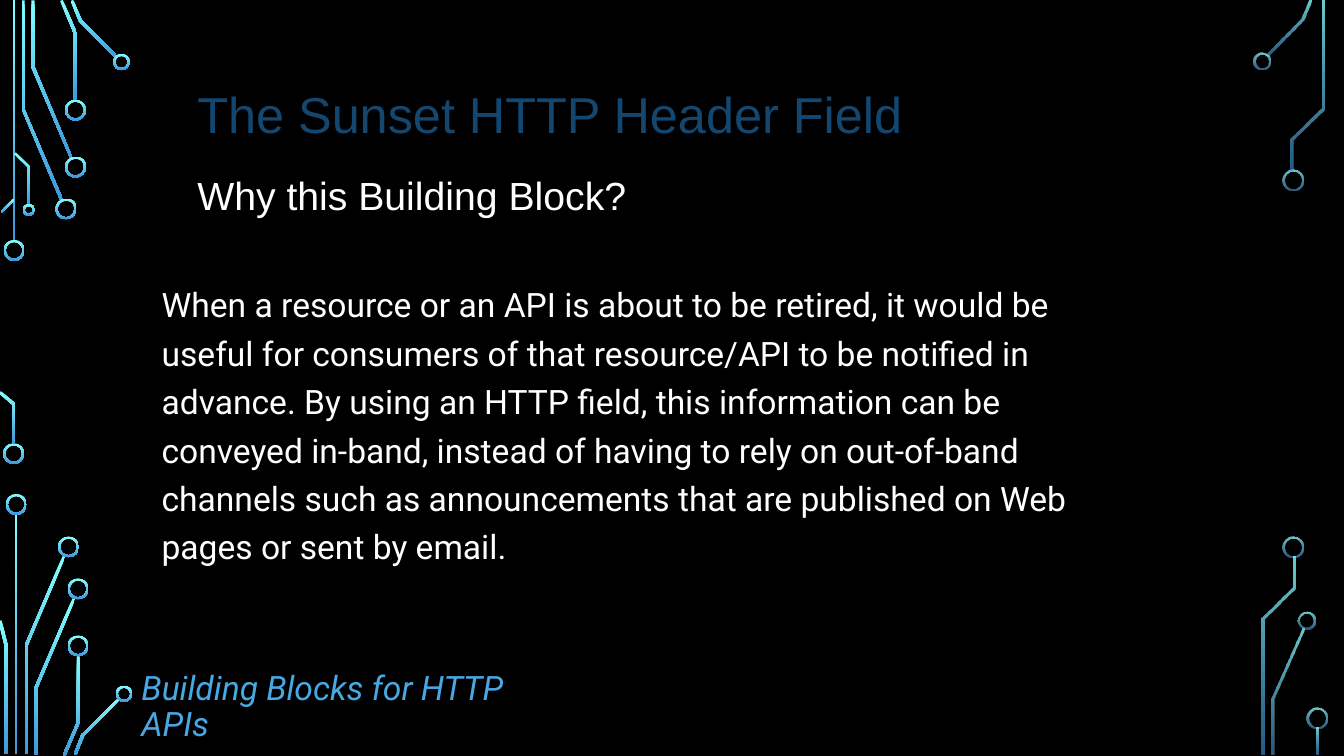
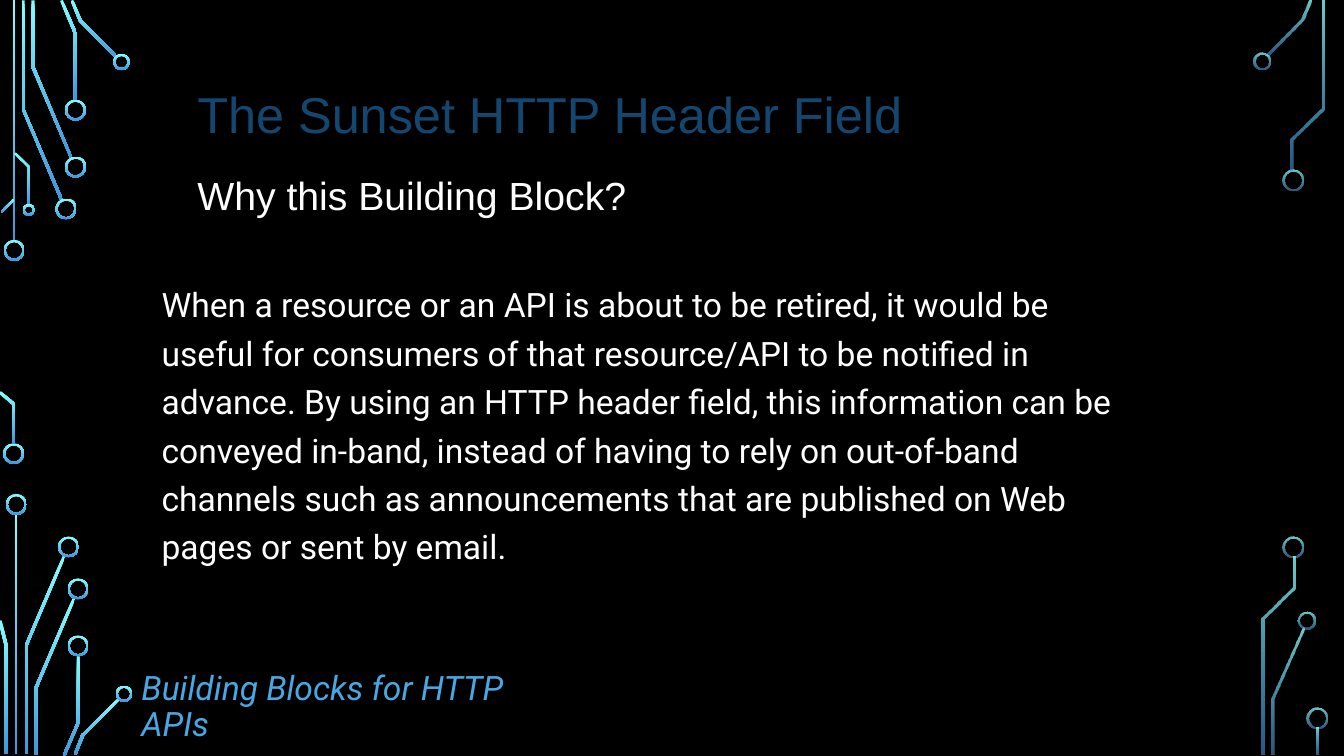
Before and after one commit to dret/HTTP-APIs, a slide deck: slide 3 of assets/slides/rfc8594.pptx. Drawn at 1344x756 pixels with LibreOffice and Linux fonts; fonts in the diff are those of the drawing; background and template pictures are left out. Boxes give left, top, right and bottom in pixels: in the first picture for what was removed or moved away, otherwise in the second. Text is boxed around its words. In the diff, an @@ line names an element or a change of style, - is before the commit and + after.

```diff
--- a/assets/slides/rfc8594.pptx
+++ b/assets/slides/rfc8594.pptx
@@ text at bbox=[162, 291, 1111, 566]: text changed @@
-When a resource or an API is about to be retired, it would be useful for consumers of that resource/API to be notified in advance. By using an HTTP field, this information can be conveyed in-band, instead of having to rely on out-of-band channels such as announcements that are published on Web pages or sent by email.
+When a resource or an API is about to be retired, it would be useful for consumers of that resource/API to be notified in advance. By using an HTTP header field, this information can be conveyed in-band, instead of having to rely on out-of-band channels such as announcements that are published on Web pages or sent by email.
```
Also in this commit, not shown: 3 other slides changed, 1 other file.
